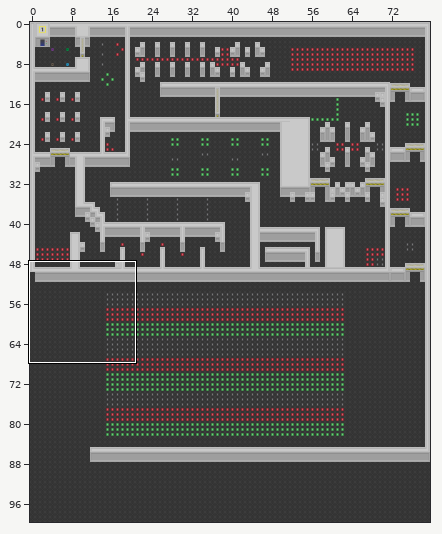
Tiled map -- core/assets/maps/level-1.tmx. The picture above shows the old version from afar; the outline marks the close-up.
Close-up. The starting point:
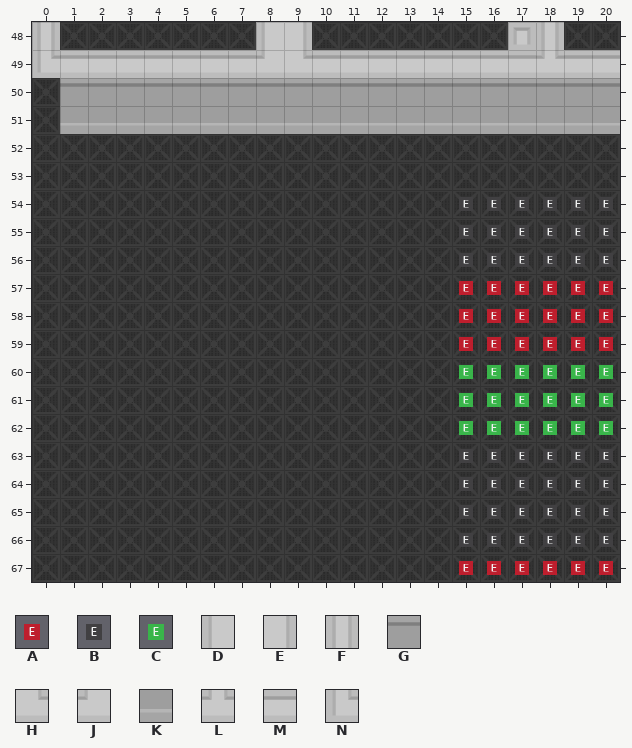
Cells are 32x32 px. Shown: x 0..20, y 48..67. The commit also changed other parts of the map, which this record leaves out.
Key: from "meta": A 4, B 5, C 6; from "terrain": D 138, E 143, F 148, G 175, H 181, J 182, K 193, L 201, M 221, N 235.
_ is an empty cell, # one hidden under a higher layer.
Layers that did not change in this view are not listed.
Layer "Walls" before, first column x 0:
48 F_______DE_______#F__
49 N#######JH#######ML##
50 _GGGGGGGGGGGGGGGGGGGG
51 _KKKKKKKKKKKKKKKKKKKK
52 _____________________
53 _____________________
54 _____________________
55 _____________________
56 _____________________
57 _____________________
58 _____________________
59 _____________________
60 _____________________
61 _____________________
62 _____________________
63 _____________________
64 _____________________
65 _____________________
66 _____________________
67 _____________________
Layer "Meta" before, first column x 0:
48 _____________________
49 _____________________
50 _____________________
51 _____________________
52 _____________________
53 _____________________
54 _______________BBBBBB
55 _______________BBBBBB
56 _______________BBBBBB
57 _______________AAAAAA
58 _______________AAAAAA
59 _______________AAAAAA
60 _______________CCCCCC
61 _______________CCCCCC
62 _______________CCCCCC
63 _______________BBBBBB
64 _______________BBBBBB
65 _______________BBBBBB
66 _______________BBBBBB
67 _______________AAAAAA
The result:
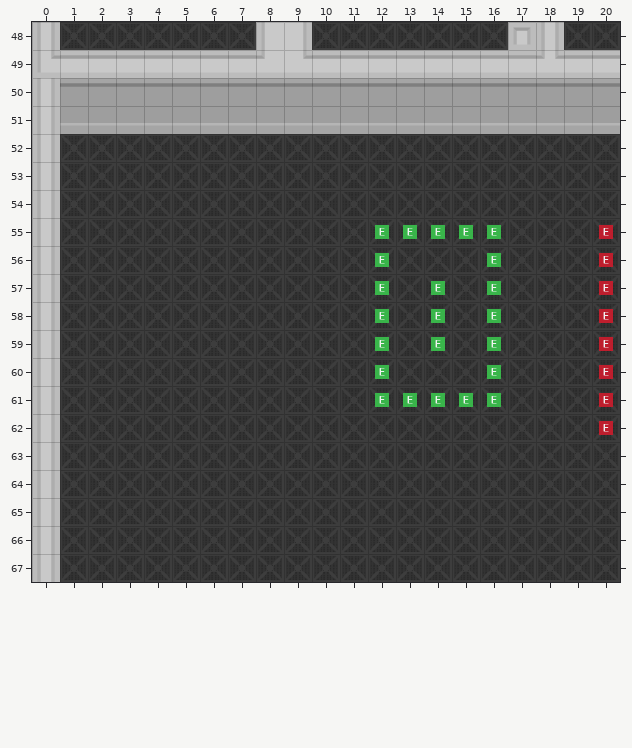
From old to new:
Layer "Walls":
y 50..67: x 0 _ -> F
Layer "Meta":
y 54: x 15..20 BBBBBB -> ______
y 55: x 12..20 ___BBBBBB -> CCCCC___A
y 56: x 12 _ -> C; x 15..20 BBBBBB -> _C___A
y 57..59: x 12 _ -> C; x 14..19 _AAAAA -> C_C___
y 60: x 12 _ -> C; x 15 C -> _; x 17..20 CCCC -> ___A
y 61: x 12..14 ___ -> CCC; x 17..20 CCCC -> ___A
y 62: x 15..20 CCCCCC -> _____A
y 63..66: x 15..20 BBBBBB -> ______
y 67: x 15..20 AAAAAA -> ______
